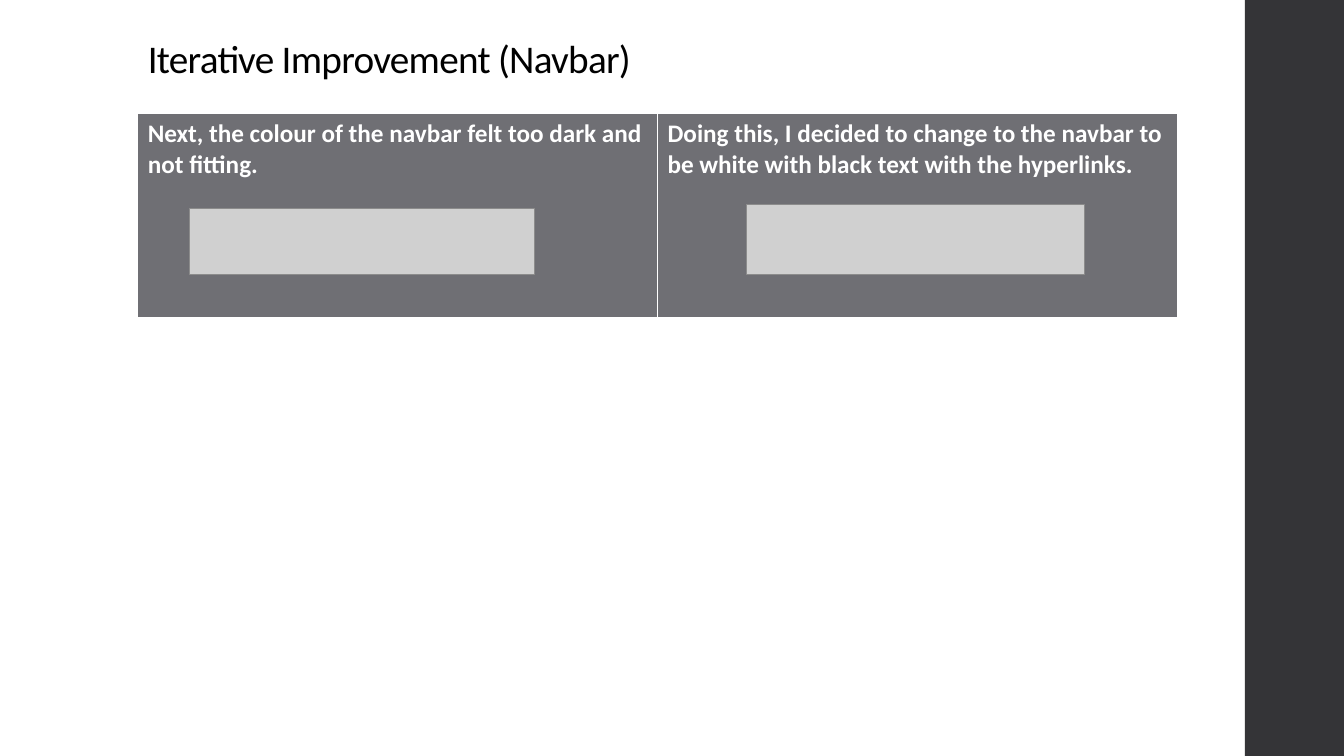
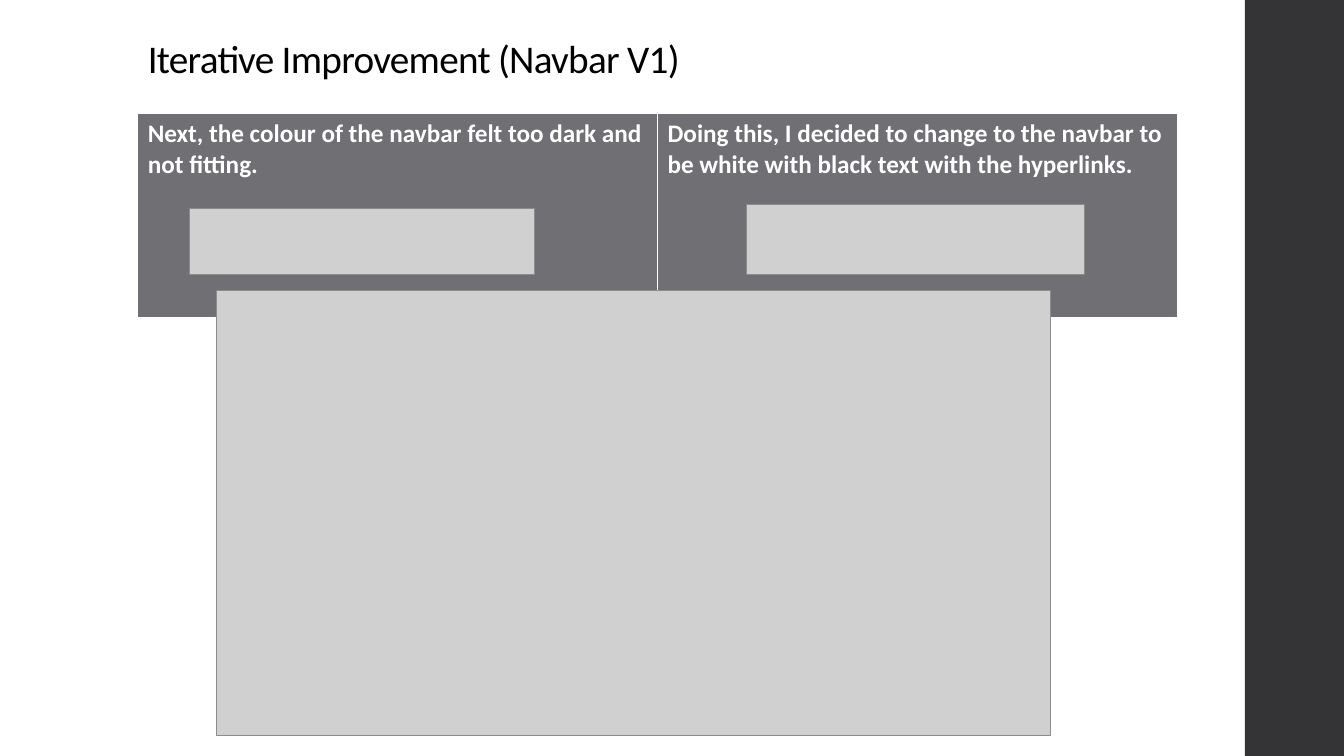
Before and after one commit to niuqaoJ-life/jollibee-fanpage, a slide deck: slide 27 of AS91903_91906_Evidence_Joaquin_Badenas.pptx. Drawn at 1344x756 pixels with LibreOffice and Linux fonts; fonts in the diff are those of the drawing; grey boxes stand for pictures. Boxes give left, top, right and bottom in pixels: in the first picture for what was removed or moved away, otherwise in the second. Text is boxed around its words. In the diff, an @@ line names an element or a change of style, - is before the commit and + after.

```diff
--- a/AS91903_91906_Evidence_Joaquin_Badenas.pptx
+++ b/AS91903_91906_Evidence_Joaquin_Badenas.pptx
@@ title at [148, 44, 680, 80]: text changed @@
-Iterative Improvement (Navbar)
+Iterative Improvement (Navbar V1)
@@ picture added at [217, 290, 1051, 736] @@
```
Also in this commit, not shown: 1 other slide changed, 4 slides added, 18 other files.
